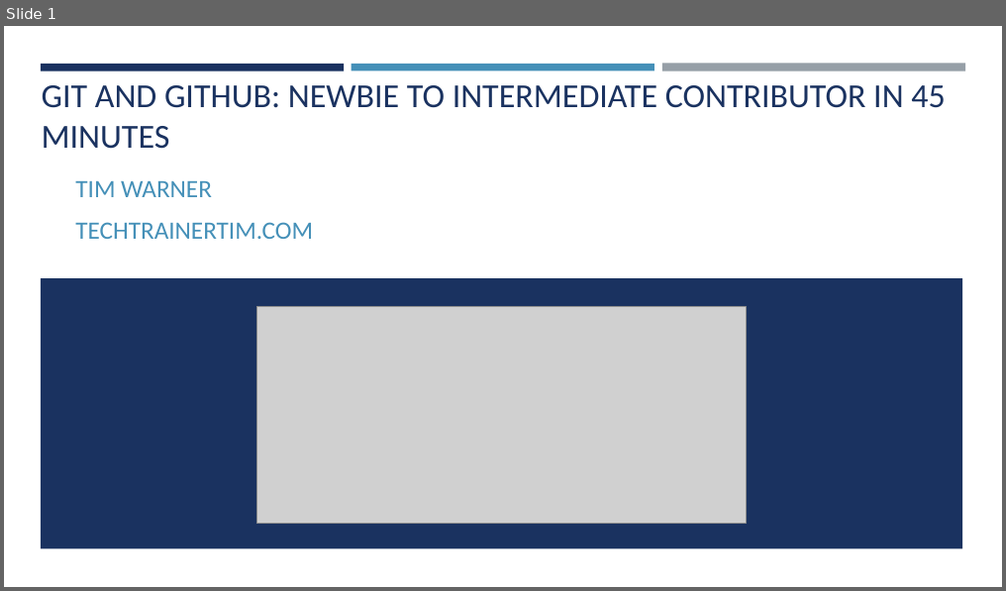
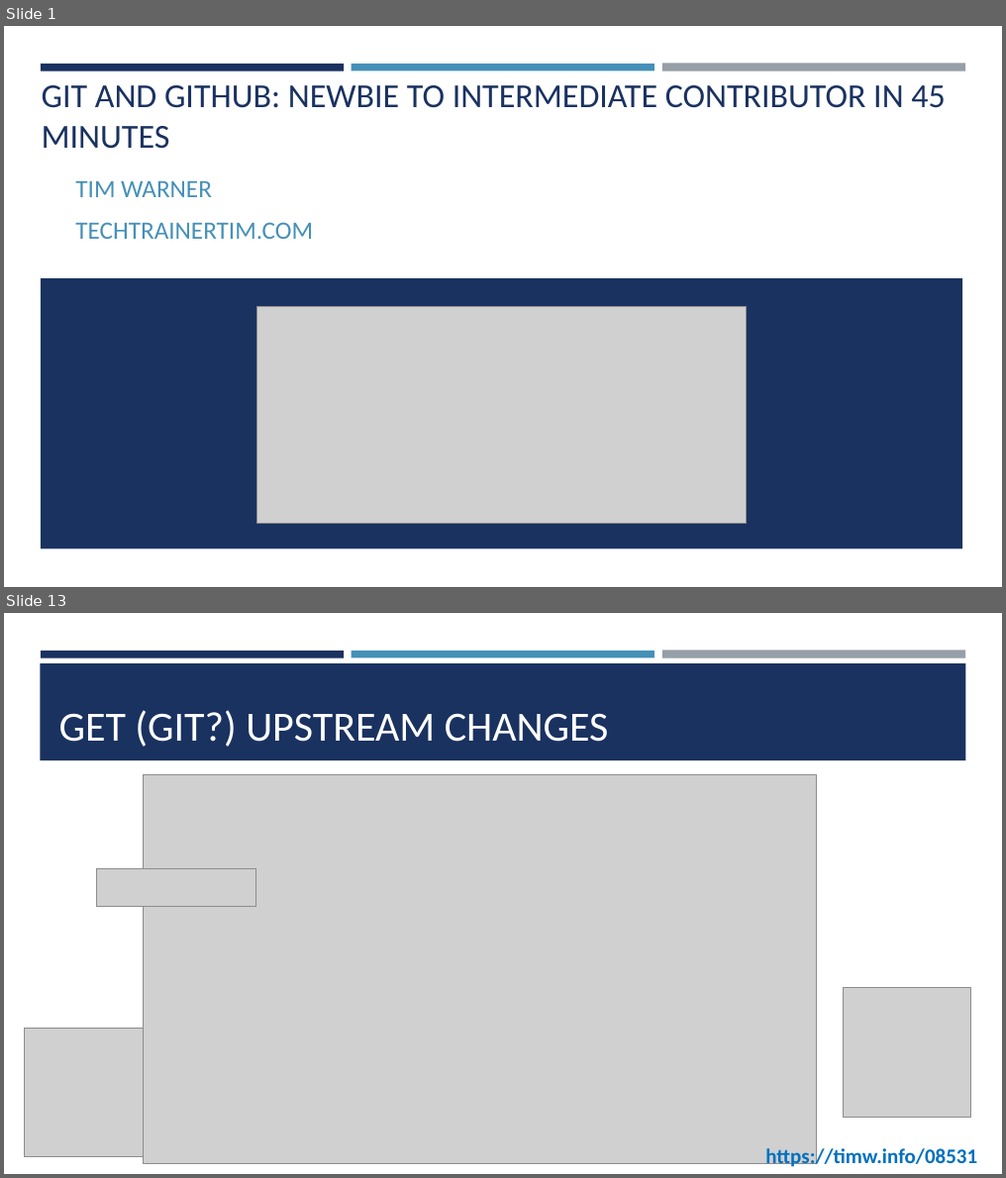
Before and after one commit to timothywarner/summer2019, a slide deck: psh on the river 2019/warner-github-2019.pptx. Shown one above the other, each under a label of ours: slide 1 before the commit, slides 1 and 13 after it; the slides between them are not shown. The pictures are 1006x591 and 1006x1178 pixels, drawn with LibreOffice and Linux fonts; fonts in the diff are those of the drawing; grey boxes stand for pictures; background and template pictures are left out. Boxes give left, top, right and bottom in pixels: in the first picture for what was removed or moved away, otherwise in the second. Text is boxed around its words. In the diff, an @@ line names an element or a change of style, - is before the commit and + after.

```diff
--- a/psh on the river 2019/warner-github-2019.pptx
+++ b/psh on the river 2019/warner-github-2019.pptx
@@ slide 13 added at [4,613,1002,1174], background #FFFFFF; not listed: 3 template elements that a slide beside it also shows @@
@@ rectangle added at [40,663,966,761], fill #1A3260 @@
@@ title added at [59,710,609,747], 40 pt, text #FFFFFF @@
+GET (GIT?) UPSTREAM CHANGES
@@ picture added at [144,775,816,1164] @@
@@ picture added at [96,868,256,906] @@
@@ picture added at [844,988,971,1118] @@
@@ picture added at [24,1028,152,1157] @@
@@ picture added at [36,1054,294,1131] @@
@@ picture added at [36,1039,279,1147] @@
@@ text added at [765,1146,977,1167], 20 pt, text #0070C0, bold @@
+https://timw.info/08531
```
Also in this commit, not shown: 3 slides changed, 15 other slides added, 6 slides removed, 2 other files.
